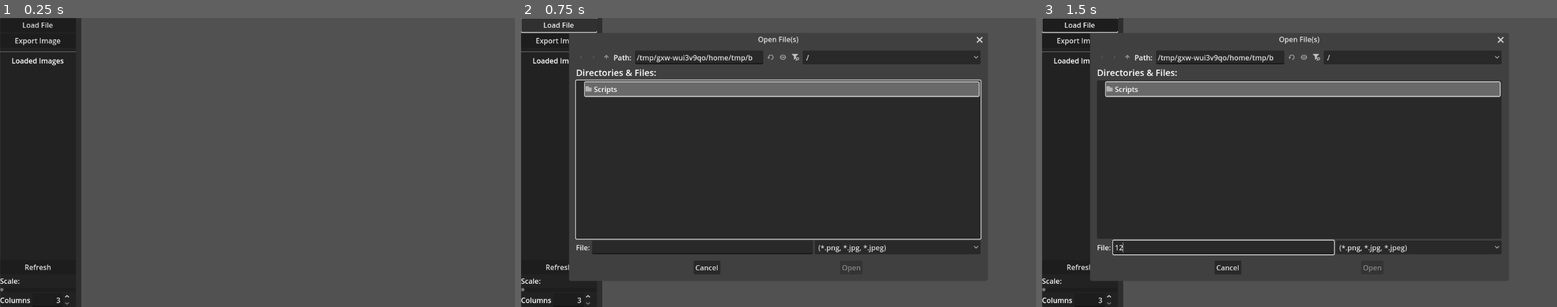
Above: before the commit, frames 1-3 (left to right).
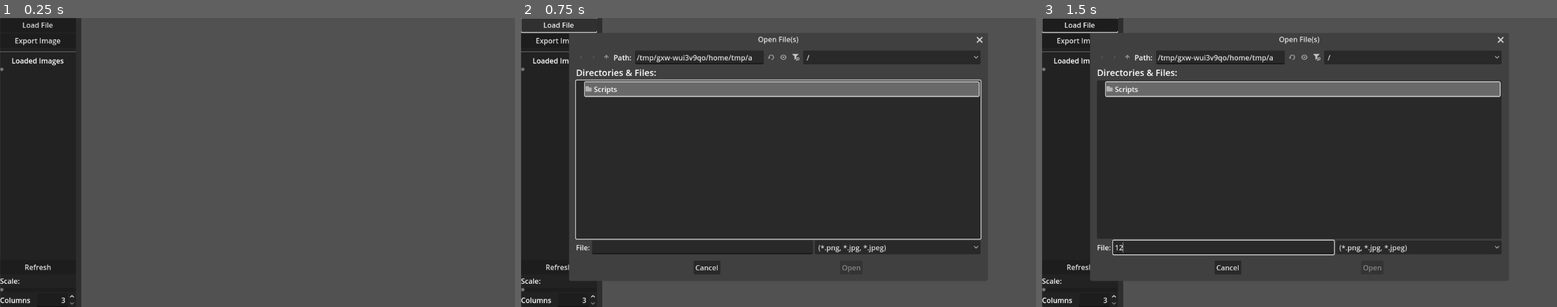
Above: after the commit, the same moments.

Repository: IsaacJCarnes/TilemapCompiler
Game: Godot game, scene res://Main.tscn
Same seed, same stepped clock (60 frames per second), same inputs: the game is played once before the commit and once after it. The project has no main scene, so this scene is started directly.
Inputs (mouse positions are in pixels of both pictures, inside the frame that each line leads up to):
- Up to frame 1 (0.25 s): no input
- Up to frame 2 (0.75 s): click "Load File" at 0.5 s
- Up to frame 3 (1.5 s): click (1222, 246) at 1.27 s; type "12" at 1.35 s

The runs differ from the first frame. In frame 1, less than 0.1% of the frame differs, in the area x 0-15%, y 17-100%; in frame 2, less than 0.1%, in the area x 0-57%, y 12-100%; in frame 3, less than 0.1%.

Commit message:
Added new scene with ability to display random images

Diff:
--- /dev/null
+++ b/ImageArray.tscn
@@ -0,0 +1,153 @@
+[gd_scene load_steps=7 format=3 uid="uid://04nt8bb2mr6i"]
+
+[ext_resource type="Script" uid="uid://b3fcuvsp6bitn" path="res://Scripts/image_loader.gd" id="2_ntecp"]
+[ext_resource type="Script" uid="uid://jexy2fg6s8of" path="res://Scripts/control_listener.gd" id="3_r577i"]
+[ext_resource type="Script" uid="uid://c6mjjt5jiql58" path="res://Scripts/display_random_images.gd" id="3_w2yj1"]
+[ext_resource type="Script" uid="uid://fqw511hrtbcw" path="res://Scripts/file_saver.gd" id="5_amn73"]
+
+[sub_resource type="StyleBoxFlat" id="StyleBoxFlat_8coip"]
+bg_color = Color(0.31802, 0.31802, 0.31802, 1)
+
+[sub_resource type="ViewportTexture" id="ViewportTexture_b8408"]
+viewport_path = NodePath("SubViewport")
+
+[node name="ImageArray" type="Control"]
+layout_mode = 3
+anchors_preset = 0
+offset_right = 1152.0
+offset_bottom = 648.0
+
+[node name="Main" type="Panel" parent="."]
+layout_mode = 1
+anchors_preset = 15
+anchor_right = 1.0
+anchor_bottom = 1.0
+grow_horizontal = 2
+grow_vertical = 2
+
+[node name="SplitContainer" type="SplitContainer" parent="Main"]
+layout_mode = 1
+anchors_preset = 15
+anchor_right = 1.0
+anchor_bottom = 1.0
+grow_horizontal = 2
+grow_vertical = 2
+split_offset = 170
+dragging_enabled = false
+
+[node name="Side Panel" type="Panel" parent="Main/SplitContainer"]
+clip_contents = true
+layout_mode = 2
+
+[node name="VBoxContainer" type="VBoxContainer" parent="Main/SplitContainer/Side Panel"]
+layout_mode = 1
+anchors_preset = -1
+anchor_right = 1.0
+anchor_bottom = 1.0
+
+[node name="HSeparator" type="HSeparator" parent="Main/SplitContainer/Side Panel/VBoxContainer"]
+layout_mode = 2
+theme_override_constants/separation = 10
+
+[node name="RefreshButton" type="Button" parent="Main/SplitContainer/Side Panel/VBoxContainer"]
+layout_mode = 2
+text = "Refresh"
+
+[node name="Label" type="Label" parent="Main/SplitContainer/Side Panel/VBoxContainer"]
+layout_mode = 2
+text = "Scale:"
+
+[node name="ScaleContainer" type="HScrollBar" parent="Main/SplitContainer/Side Panel/VBoxContainer"]
+layout_mode = 2
+max_value = 2000.0
+step = 20.0
+exp_edit = true
+rounded = true
+
+[node name="ColSetterBox" type="HBoxContainer" parent="Main/SplitContainer/Side Panel/VBoxContainer"]
+layout_mode = 2
+
+[node name="Label2" type="Label" parent="Main/SplitContainer/Side Panel/VBoxContainer/ColSetterBox"]
+layout_mode = 2
+size_flags_horizontal = 0
+text = "Columns"
+
+[node name="ColSetter" type="SpinBox" parent="Main/SplitContainer/Side Panel/VBoxContainer/ColSetterBox"]
+layout_mode = 2
+size_flags_horizontal = 10
+min_value = 1.0
+max_value = 10.0
+value = 1.0
+alignment = 2
+
+[node name="RowSetterBox" type="HBoxContainer" parent="Main/SplitContainer/Side Panel/VBoxContainer"]
+layout_mode = 2
+
+[node name="Label2" type="Label" parent="Main/SplitContainer/Side Panel/VBoxContainer/RowSetterBox"]
+layout_mode = 2
+size_flags_horizontal = 0
+text = "Rows"
+
+[node name="RowSetter" type="SpinBox" parent="Main/SplitContainer/Side Panel/VBoxContainer/RowSetterBox"]
+layout_mode = 2
+size_flags_horizontal = 10
+min_value = 1.0
+max_value = 10.0
+value = 1.0
+alignment = 2
+
+[node name="image_loader" type="Node" parent="Main/SplitContainer/Side Panel" node_paths=PackedStringArray("fileSystem", "LoadFileDialog", "LoadButton")]
+script = ExtResource("2_ntecp")
+fileSystem = NodePath("../../../../Scripts/FileSystem")
+LoadFileDialog = NodePath("")
+LoadButton = NodePath("")
+
+[node name="control_listener" type="Node" parent="Main/SplitContainer/Side Panel" node_paths=PackedStringArray("image_displayer", "scaleScroll", "scrollTarget", "refreshButton", "colSetter", "rowSetter", "fileSystem")]
+script = ExtResource("3_r577i")
+image_displayer = NodePath("../../../../SubViewport/GridContainer")
+scaleScroll = NodePath("../VBoxContainer/ScaleContainer")
+scrollTarget = NodePath("../../Content Panel/ScrollContainer/TextureRect")
+refreshButton = NodePath("../VBoxContainer/RefreshButton")
+colSetter = NodePath("../VBoxContainer/ColSetterBox/ColSetter")
+rowSetter = NodePath("../VBoxContainer/RowSetterBox/RowSetter")
+fileSystem = NodePath("../../../../Scripts/FileSystem")
+
+[node name="Content Panel" type="Panel" parent="Main/SplitContainer"]
+layout_mode = 2
+theme_override_styles/panel = SubResource("StyleBoxFlat_8coip")
+
+[node name="ScrollContainer" type="ScrollContainer" parent="Main/SplitContainer/Content Panel"]
+layout_mode = 1
+anchors_preset = 15
+anchor_right = 1.0
+anchor_bottom = 1.0
+grow_horizontal = 2
+grow_vertical = 2
+
+[node name="TextureRect" type="TextureRect" parent="Main/SplitContainer/Content Panel/ScrollContainer"]
+layout_mode = 2
+size_flags_horizontal = 3
+size_flags_vertical = 3
+texture = SubResource("ViewportTexture_b8408")
+expand_mode = 1
+stretch_mode = 4
+
+[node name="SubViewport" type="SubViewport" parent="."]
+transparent_bg = true
+
+[node name="GridContainer" type="GridContainer" parent="SubViewport" node_paths=PackedStringArray("file_system")]
+offset_right = 40.0
+offset_bottom = 40.0
+theme_override_constants/h_separation = 0
+theme_override_constants/v_separation = 0
+columns = 3
+script = ExtResource("3_w2yj1")
+file_system = NodePath("../../Scripts/FileSystem")
+currentScale = 1.0
+
+[node name="Scripts" type="Node" parent="."]
+
+[node name="FileSystem" type="Node" parent="Scripts" node_paths=PackedStringArray("gridItem")]
+script = ExtResource("5_amn73")
+TargetDocumentName = "FilePaths.txt"
+gridItem = NodePath("../../SubViewport/GridContainer")
--- a/Main.tscn
+++ b/Main.tscn
@@ -48,8 +48,6 @@
 anchors_preset = -1
 anchor_right = 1.0
 anchor_bottom = 1.0
-grow_horizontal = 2
-grow_vertical = 2
 
 [node name="ButtonContainer" type="VBoxContainer" parent="Main/SplitContainer/Side Panel/VBoxContainer"]
 layout_mode = 2
@@ -72,13 +70,18 @@
 horizontal_alignment = 1
 
 [node name="ImagesLabelContainer" type="VBoxContainer" parent="Main/SplitContainer/Side Panel/VBoxContainer" node_paths=PackedStringArray("file_system")]
+clip_contents = true
 layout_mode = 2
+size_flags_vertical = 0
 script = ExtResource("2_cm0pq")
 file_system = NodePath("../../../../../Scripts/FileSystem")
 
+[node name="VScrollBar" type="VScrollBar" parent="Main/SplitContainer/Side Panel/VBoxContainer/ImagesLabelContainer"]
+layout_mode = 2
+
 [node name="BottomButtons" type="VBoxContainer" parent="Main/SplitContainer/Side Panel/VBoxContainer"]
 layout_mode = 2
-size_flags_vertical = 10
+size_flags_vertical = 3
 alignment = 2
 
 [node name="RefreshButton" type="Button" parent="Main/SplitContainer/Side Panel/VBoxContainer/BottomButtons"]
@@ -101,10 +104,12 @@
 
 [node name="Label2" type="Label" parent="Main/SplitContainer/Side Panel/VBoxContainer/BottomButtons/ColSetterBox"]
 layout_mode = 2
+size_flags_horizontal = 0
 text = "Columns"
 
 [node name="ColSetter" type="SpinBox" parent="Main/SplitContainer/Side Panel/VBoxContainer/BottomButtons/ColSetterBox"]
 layout_mode = 2
+size_flags_horizontal = 10
 min_value = 1.0
 max_value = 10.0
 value = 1.0
@@ -130,7 +135,6 @@
 LoadFileDialog = NodePath("../LoadFileDialog")
 LoadButton = NodePath("../VBoxContainer/ButtonContainer/LoadButton")
 
-[node name="control_listener" type="Node" parent="Main/SplitContainer/Side Panel" node_paths=PackedStringArray("image_displayer", "scaleScroll", "scrollTarget", "refreshButton", "colSetter")]
 [node name="control_listener" type="Node" parent="Main/SplitContainer/Side Panel" node_paths=PackedStringArray("image_displayer", "scaleScroll", "scrollTarget", "refreshButton", "colSetter", "fileSystem")]
 script = ExtResource("1_3dxm6")
 image_displayer = NodePath("../../../../SubViewport/GridContainer")
@@ -181,7 +185,6 @@
 
 [node name="Scripts" type="Node" parent="."]
 
-[node name="FileSystem" type="Node" parent="Scripts"]
 [node name="FileSystem" type="Node" parent="Scripts" node_paths=PackedStringArray("gridItem")]
 script = ExtResource("2_uu6xs")
 TargetDocumentName = "FilePaths.txt"
--- a/Scripts/control_listener.gd
+++ b/Scripts/control_listener.gd
@@ -4,13 +4,20 @@
 @export var scrollTarget:TextureRect
 @export var refreshButton:Button
 @export var colSetter:SpinBox
+@export var rowSetter:SpinBox
 @export var fileSystem:Node
 
 func _ready() -> void:
 	scrollTarget.draw.connect(initScrollBar)
-	refreshButton.pressed.connect(image_displayer.load_images)
+	if(image_displayer.has_method("load_images")):
+		refreshButton.pressed.connect(image_displayer.load_images)
+	if(image_displayer.has_method("load_random_images")):
+		refreshButton.pressed.connect(image_displayer.load_random_images)
 	colSetter.value_changed.connect(image_displayer.change_columns)
 	colSetter.value_changed.connect(fileSystem.save_blank_content)
+	if rowSetter:
+		rowSetter.value_changed.connect(image_displayer.change_rows)
+		rowSetter.value_changed.connect(fileSystem.save_blank_content)
 
 func initScrollBar():
 	scrollTarget.draw.disconnect(initScrollBar)
@@ -24,7 +31,5 @@
 	var tempCols = fileSystem.get_columns() if fileSystem.get_columns() != null else image_displayer.initColumns
 	colSetter.set_value_no_signal(tempCols)
 
-
-
 func changeScrollValue(val: float):
 	scrollTarget.custom_minimum_size = Vector2(val, val)
--- /dev/null
+++ b/Scripts/display_random_images.gd
@@ -0,0 +1,51 @@
+extends GridContainer
+
+@onready var parent:SubViewport = get_parent()
+@export var file_system:Node
+
+@export var tileXSize:int = 512
+@export var tileYSize:int = 512
+
+@export var currentScale:float = 0.25
+
+@export var initColumns:float = 3
+
+signal has_displayed_images
+
+func _ready():
+	scale =  Vector2(currentScale, currentScale)
+	file_system.has_loaded.connect(load_random_images)
+
+func change_columns(num: int):
+	columns = num
+	adjustParentSize();
+
+var rows:int = 1:
+	set(num):
+		rows = num
+		adjustParentSize()
+
+func change_rows(num):
+	rows = num
+
+func load_random_images():
+	for child in get_children():
+		remove_child(child)
+		child.queue_free()
+
+	var filePaths = file_system.get_content()
+	for i in range(columns):
+		for x in range(rows):
+			var image = Image.load_from_file(filePaths.pick_random())
+			var texture = ImageTexture.create_from_image(image)
+			var texRect:TextureRect = TextureRect.new()
+			texRect.scale = Vector2(currentScale, currentScale)
+			texRect.size = Vector2(tileXSize * currentScale, tileYSize * currentScale)
+			texRect.texture = texture
+			add_child(texRect)
+		#print(filePath)
+	adjustParentSize()
+	has_displayed_images.emit()
+
+func adjustParentSize():
+	parent.size = Vector2(tileXSize * columns + 2, tileYSize * rows + 2)
--- a/Scripts/image_loader.gd
+++ b/Scripts/image_loader.gd
@@ -12,8 +12,10 @@
 var pathList: Array[String]
 
 func _ready() -> void:
-	LoadButton.pressed.connect(load_pressed)
-	LoadFileDialog.files_selected.connect(load_file_selected)
+	if LoadButton:
+		LoadButton.pressed.connect(load_pressed)
+	if LoadFileDialog:
+		LoadFileDialog.files_selected.connect(load_file_selected)
 	RenderingServer.canvas_item_set_clip(parent.get_canvas_item(), true)
 	RegexValidator.compile('^.*\\.(jpg|png|jpeg)$')
 	fileSystem.has_loaded.connect(assign_pathlist)
Not shown, added: Scripts/display_random_images.gd.uid
